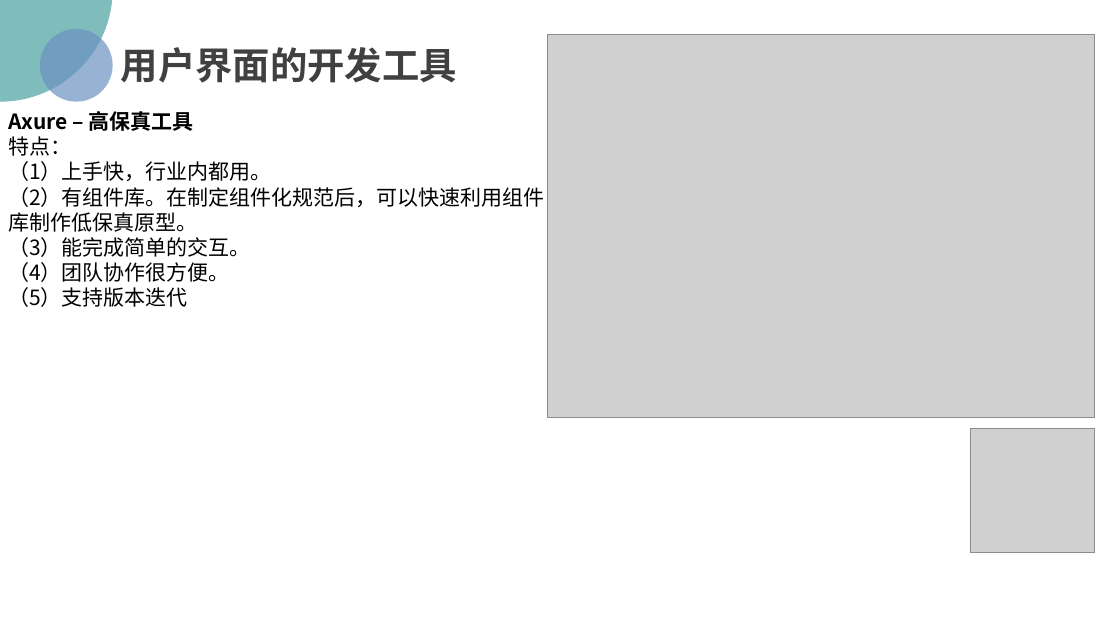
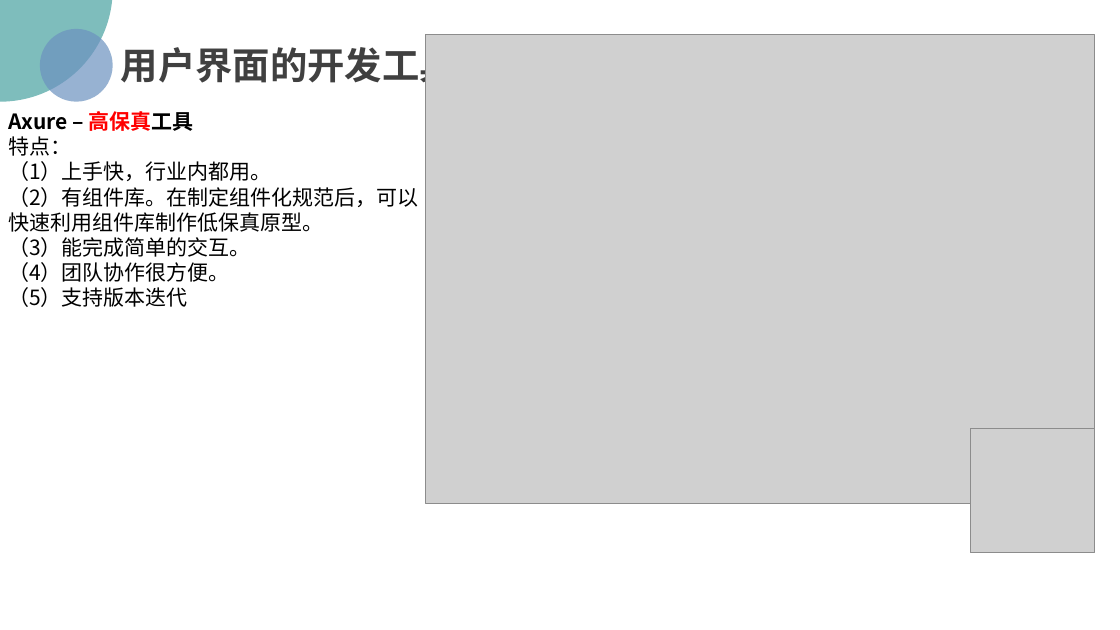
Before and after one commit to PRD2018/PRD2018-G15, a slide deck: slide 29 of 2018-11-11/[PRD-15]UML基础二.pptx. Drawn at 1120x630 pixels with LibreOffice and Linux fonts; fonts in the diff are those of the drawing; grey boxes stand for pictures; background and template pictures are left out. Boxes give left, top, right and bottom in pixels: in the first picture for what was removed or moved away, otherwise in the second. Text is boxed around its words. In the diff, an @@ line names an element or a change of style, - is before the commit and + after.

Commit message:
2018-11-11
完成了翻转ppt的跟新
SWOT图
GitKraken的使用说明

```diff
--- a/2018-11-11/[PRD-15]UML基础二.pptx
+++ b/2018-11-11/[PRD-15]UML基础二.pptx
@@ picture: place and size @@
-picture at box(548, 34, 1095, 418)
+picture at box(425, 34, 1095, 503)
@@ text at box(8, 111, 419, 282): text colour #000000 to #FF0000 in "高保真工具" @@
```
Also in this commit, not shown: 12 other slides changed, 2 other files.
